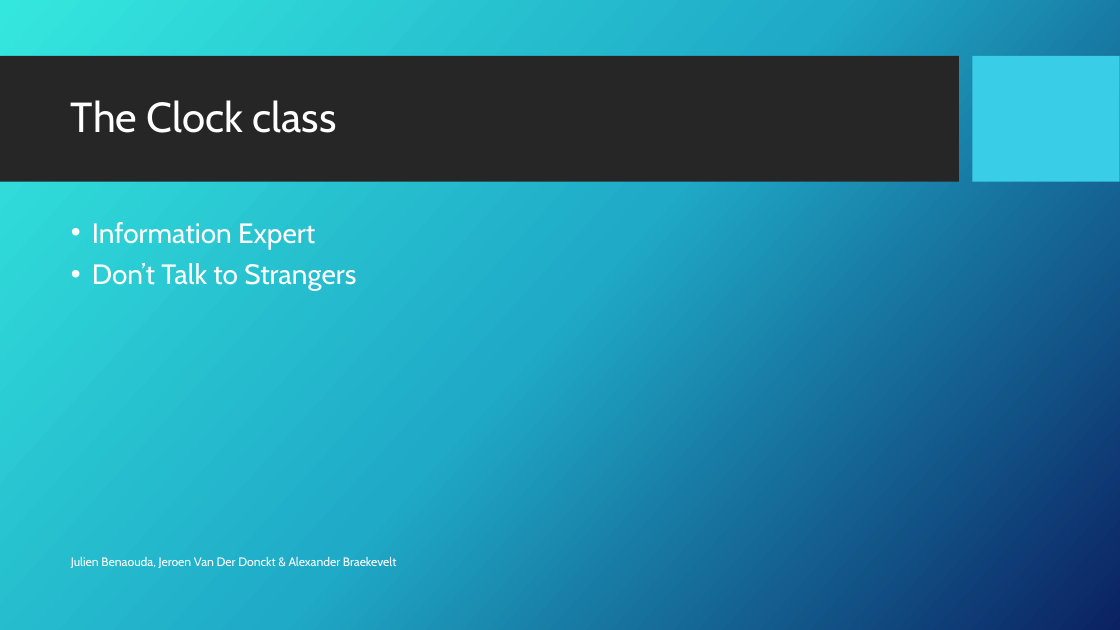
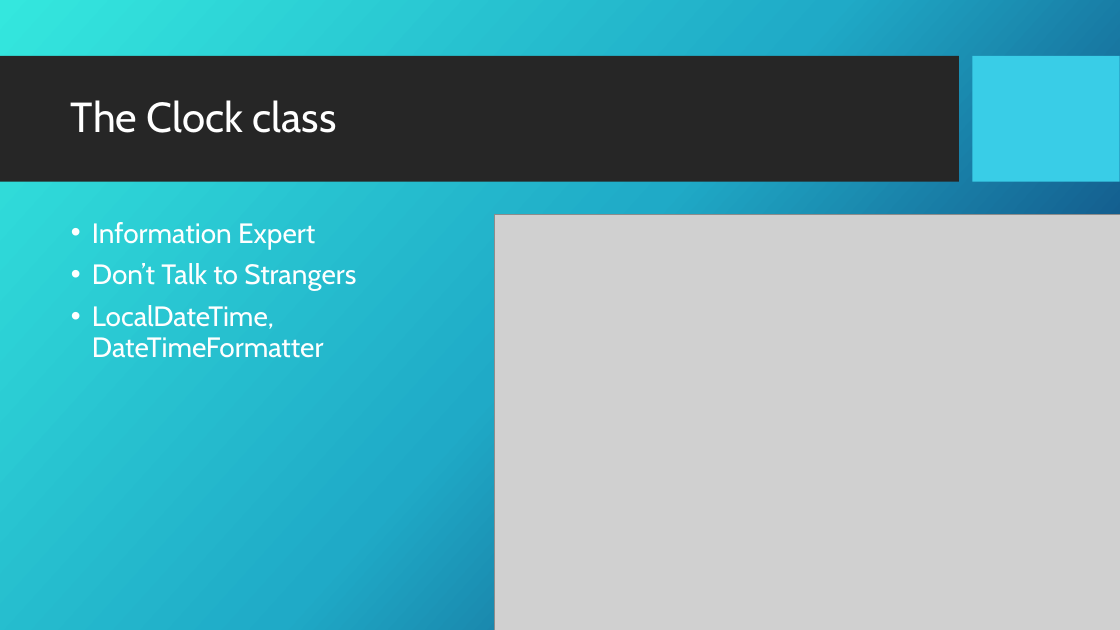
Before and after one commit to julienbenaouda/projectJJA, a slide deck: slide 5 of presentation/Presentation Taskman.pptx. Drawn at 1120x630 pixels with LibreOffice and Linux fonts; fonts in the diff are those of the drawing; grey boxes stand for pictures; background and template pictures are left out. Boxes give left, top, right and bottom in pixels: in the first picture for what was removed or moved away, otherwise in the second. Text is boxed around its words. In the diff, an @@ line names an element or a change of style, - is before the commit and + after.

```diff
--- a/presentation/Presentation Taskman.pptx
+++ b/presentation/Presentation Taskman.pptx
@@ picture added at (494, 215, 1120, 630) @@
@@ text at (92, 305, 324, 358): paragraph added @@
+• LocalDateTime, DateTimeFormatter
@@ text removed at (71, 557, 396, 568) @@
-Julien Benaouda, Jeroen Van Der Donckt & Alexander Braekevelt
```
Also in this commit, not shown: 6 other slides changed, 4 slides added, 3 other files.
